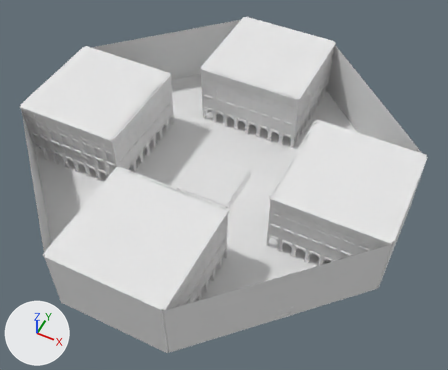
A saved change to the Blender file Desi Y Ofelia/Assets/lvl3wall.blend.
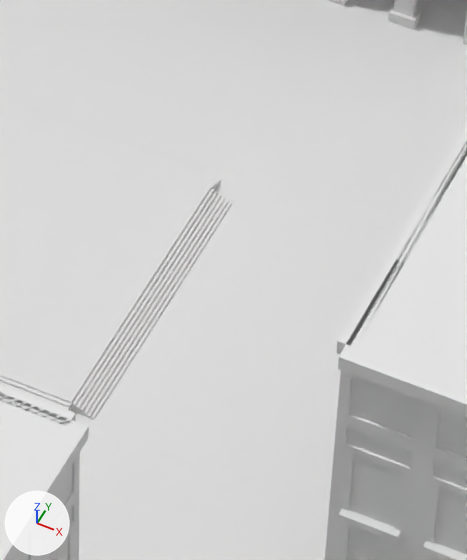
The first picture shows the older version from a 50 mm lens placed at (75.7, -143.3, 178.9), pointed at (6.7, -5.2, 6.2). The close-ups show both versions on the part from 48% to 65% of the width and 38% to 63% of the height of that picture. The lights are fixed; the arrows at lower left show +X, +Y and +Z.

Names of what the first close-up shows: 'Buildings', 'Platform'.
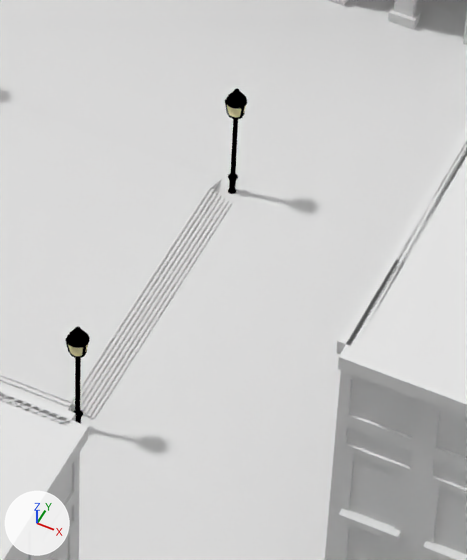
Boxes [x1, y1, x2, y2] around the edits, measured in the close-ups (467 x 560 px):
'Street Lamps', added (black)
    after: [65, 88, 247, 424]
    faces in mat_material_001 (black #000000): [65, 88, 247, 424]
    faces in mat_material_002 (beige #e7ddae): [68, 105, 246, 356]

The change, as a diff of the scene's bpy script:
```diff
--- a/Desi Y Ofelia/Assets/lvl3wall.blend.py
+++ b/Desi Y Ofelia/Assets/lvl3wall.blend.py
@@ mat_material_001 @@
+mat_material_001 = diffuse_material('Material.001')
+mat_material_001.base_color = (0.0, 0.0, 0.0)  # black #000000
@@ mat_material_002 @@
+mat_material_002 = diffuse_material('Material.002')
+mat_material_002.base_color = (0.8, 0.724, 0.425)  # beige #e7ddae
@@ me_cylinder_003 @@
+me_cylinder_003.from_pydata(...)  # 1652 vertices, 1520 faces; spans x -11.7..11.7, y -11.7..11.8, z -5.6..3.7
+me_cylinder_003.polygons.foreach_set('use_smooth', [True] * 1520)
+# faces by material slot: [1452, 68]
+me_cylinder_003.materials.append(mat_material_001)  # black #000000
+me_cylinder_003.materials.append(mat_material_002)  # beige #e7ddae
@@ ob_street_lamps @@
+ob_street_lamps = bpy.data.objects.new('Street Lamps', me_cylinder_003)
+ob_street_lamps.location = (0.03, -0.01, 5.59)
```
